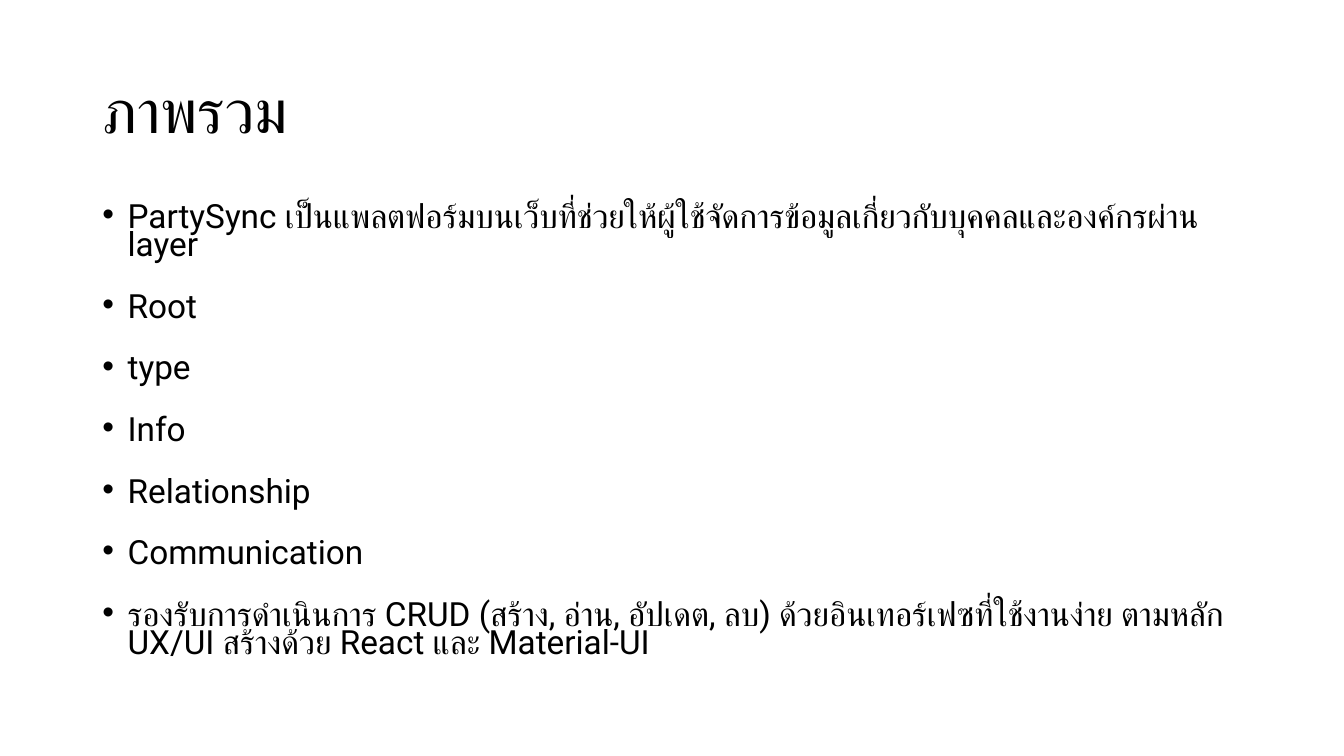
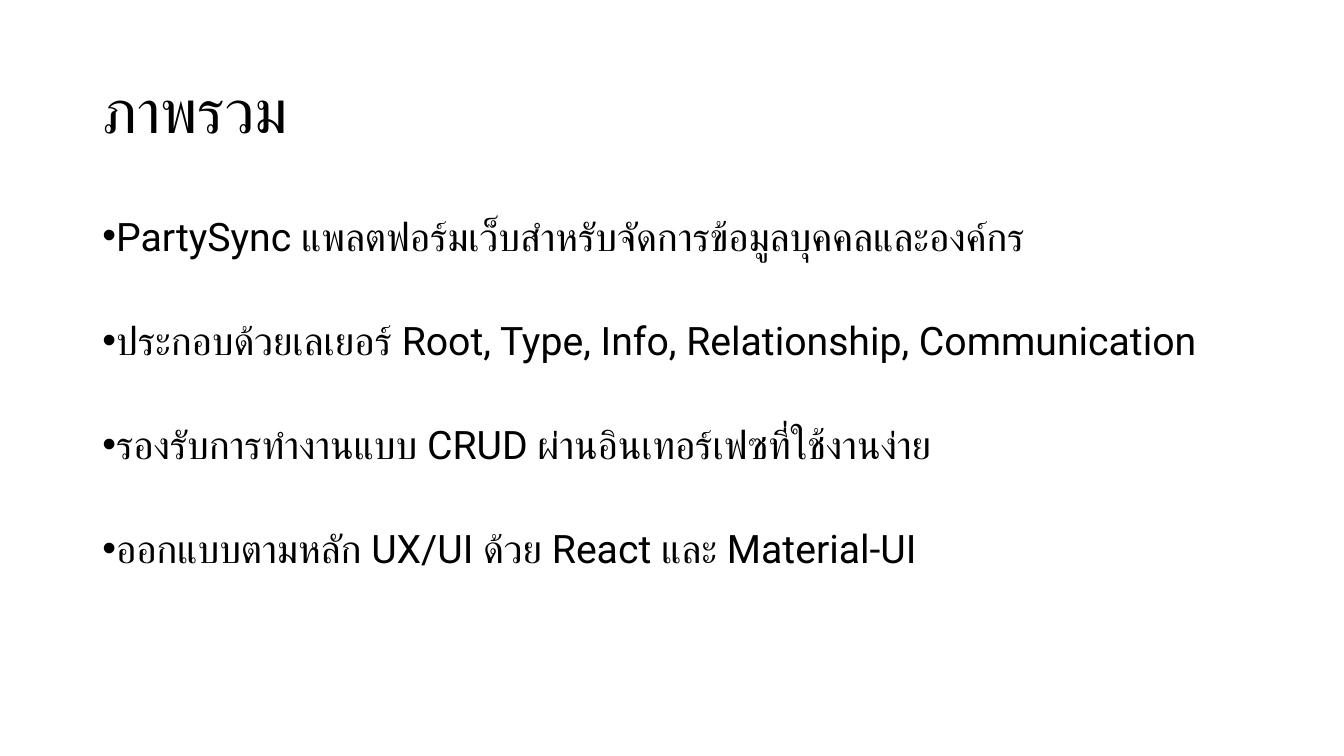
Before and after one commit to ssszZ-TH/party_fullstack_docker3, a slide deck: slide 3 of presentation/party_communication_functional_requirement.pptx. Drawn at 1344x756 pixels with LibreOffice and Linux fonts; fonts in the diff are those of the drawing. Boxes give left, top, right and bottom in pixels: in the first picture for what was removed or moved away, otherwise in the second. Text is boxed around its words. In the diff, an @@ line names an element or a change of style, - is before the commit and + after.

Commit message:
update powerpoint

```diff
--- a/presentation/party_communication_functional_requirement.pptx
+++ b/presentation/party_communication_functional_requirement.pptx
@@ text "PartySync แพลตฟอร์มเว็บสำหรับจัดการข้อมูลบุคคลและองค์กร" at <box>116,220,1196,566</box>: vertical alignment top to middle @@
@@ text at <box>116,220,1196,566</box>: text changed; size 23.8 to 28 pt @@
-• PartySync เป็นแพลตฟอร์มบนเว็บที่ช่วยให้ผู้ใช้จัดการข้อมูลเกี่ยวกับบุคคลและองค์กรผ่าน layer
-• Root
-• type
-• Info
-• Relationship
-• Communication
-• รองรับการดำเนินการ CRUD (สร้าง, อ่าน, อัปเดต, ลบ) ด้วยอินเทอร์เฟซที่ใช้งานง่าย ตามหลัก UX/UI สร้างด้วย React และ Material-UI
+• PartySync แพลตฟอร์มเว็บสำหรับจัดการข้อมูลบุคคลและองค์กร
+• ประกอบด้วยเลเยอร์ Root, Type, Info, Relationship, Communication
+• รองรับการทำงานแบบ CRUD ผ่านอินเทอร์เฟซที่ใช้งานง่าย
+• ออกแบบตามหลัก UX/UI ด้วย React และ Material-UI
```
Also in this commit, not shown: 3 other slides changed, 4 slides added, 1 slide removed, 6 other files.
